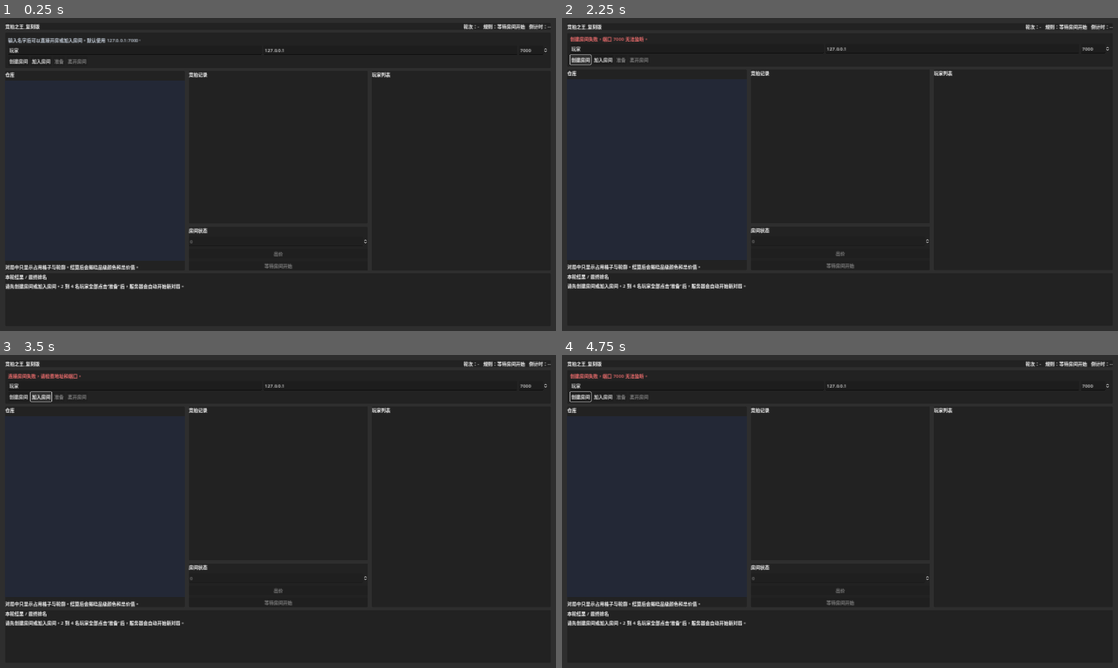
Above: before the commit, frames 1-4 (two rows, left to right).
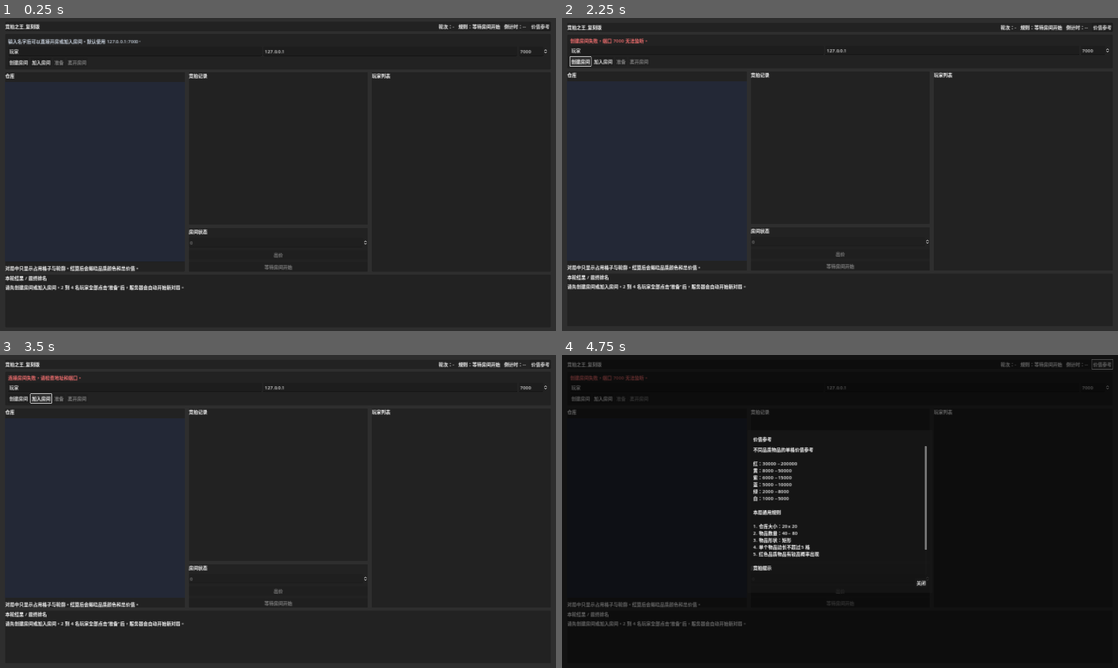
Above: after the commit, the same moments.

Repository: RinSayX/BidKingReplica
Game: Godot game, scene res://scenes/Main.tscn
The game is run twice, just before and just after one commit, with the same random seed, the same clock (stepped at 60 frames per second) and the same inputs.
Inputs (mouse positions are in pixels of both pictures, inside the frame that each line leads up to):
- Up to frame 1 (0.25 s): no input
- Up to frame 2 (2.25 s): click (1101, 27) at 0.5 s, where only the run after the commit has a clickable "价值参考"; click (923, 246) at 1.25 s, where only the run after the commit has a clickable "关闭"; click "创建房间" at 2 s
- Up to frame 3 (3.5 s): click "加入房间" at 2.75 s
- Up to frame 4 (4.75 s): click "创建房间" at 3.5 s; click (1101, 364) at 4.25 s, where only the run after the commit has a clickable "价值参考"

The runs differ from the first frame. In frame 1, 1.8% of the frame differs, in the area x 0-100%, y 1-88%; in frame 2, 1.7%; in frame 3, 1.7%; in frame 4, 31%, in the area x 0-100%, y 0-100%.

Commit message:
Translate rarity wording to 品质

Diff:
--- a/scenes/Main.tscn
+++ b/scenes/Main.tscn
@@ -68,6 +68,10 @@
 layout_mode = 2
 text = "倒计时：--"
 
+[node name="ValueGuideButton" type="Button" parent="SafeArea/RootVBox/HeaderPanel/HeaderHBox"]
+layout_mode = 2
+text = "价值参考"
+
 [node name="ConnectionPanel" type="PanelContainer" parent="SafeArea/RootVBox"]
 layout_mode = 2
 
@@ -161,7 +165,7 @@
 
 [node name="GridHintLabel" type="Label" parent="SafeArea/RootVBox/ContentHBox/WarehouseSection/WarehouseVBox"]
 layout_mode = 2
-text = "对局中只显示占用格子与轮廓。结算后会揭晓品级颜色和总价值。"
+text = "对局中只显示占用格子与轮廓。结算后会揭晓品质颜色和总价值。"
 autowrap_mode = 3
 
 [node name="CenterSection" type="VBoxContainer" parent="SafeArea/RootVBox/ContentHBox"]
@@ -248,3 +252,62 @@
 layout_mode = 2
 bbcode_enabled = true
 scroll_following = true
+
+[node name="ValueGuideOverlay" type="Control" parent="."]
+visible = false
+layout_mode = 1
+anchors_preset = 15
+anchor_right = 1.0
+anchor_bottom = 1.0
+grow_horizontal = 2
+grow_vertical = 2
+mouse_filter = 2
+
+[node name="Backdrop" type="ColorRect" parent="ValueGuideOverlay"]
+layout_mode = 1
+anchors_preset = 15
+anchor_right = 1.0
+anchor_bottom = 1.0
+grow_horizontal = 2
+grow_vertical = 2
+mouse_filter = 1
+color = Color(0, 0, 0, 0.6)
+
+[node name="Center" type="CenterContainer" parent="ValueGuideOverlay"]
+layout_mode = 1
+anchors_preset = 15
+anchor_right = 1.0
+anchor_bottom = 1.0
+grow_horizontal = 2
+grow_vertical = 2
+mouse_filter = 2
+
+[node name="Panel" type="PanelContainer" parent="ValueGuideOverlay/Center"]
+custom_minimum_size = Vector2(640, 560)
+layout_mode = 2
+
+[node name="Margin" type="MarginContainer" parent="ValueGuideOverlay/Center/Panel"]
+layout_mode = 2
+theme_override_constants/margin_left = 20
+theme_override_constants/margin_top = 18
+theme_override_constants/margin_right = 20
+theme_override_constants/margin_bottom = 18
+
+[node name="VBox" type="VBoxContainer" parent="ValueGuideOverlay/Center/Panel/Margin"]
+layout_mode = 2
+theme_override_constants/separation = 12
+
+[node name="Title" type="Label" parent="ValueGuideOverlay/Center/Panel/Margin/VBox"]
+layout_mode = 2
+text = "价值参考"
+
+[node name="GuideText" type="RichTextLabel" parent="ValueGuideOverlay/Center/Panel/Margin/VBox"]
+custom_minimum_size = Vector2(600, 420)
+layout_mode = 2
+size_flags_vertical = 3
+bbcode_enabled = true
+
+[node name="CloseButton" type="Button" parent="ValueGuideOverlay/Center/Panel/Margin/VBox"]
+layout_mode = 2
+size_flags_horizontal = 8
+text = "关闭"
--- a/scripts/data/Item.gd
+++ b/scripts/data/Item.gd
@@ -135,7 +135,7 @@
 
 
 func get_debug_summary() -> String:
-	return "Item #%d | 格数:%d | 品级:%s | 单格:%d | 总值:%d" % [
+	return "Item #%d | 格数:%d | 品质:%s | 单格:%d | 总值:%d" % [
 		id,
 		get_cell_count(),
 		get_rarity_name(),
--- a/scripts/ui/UIManager.gd
+++ b/scripts/ui/UIManager.gd
@@ -133,6 +133,7 @@
 var _round_label: Label
 var _rule_label: Label
 var _countdown_label: Label
+var _value_guide_button: Button
 var _connection_status_label: Label
 var _player_name_edit: LineEdit
 var _host_address_edit: LineEdit
@@ -149,6 +150,10 @@
 var _next_round_button: Button
 var _players_list: VBoxContainer
 var _result_text: RichTextLabel
+var _value_guide_overlay: Control
+var _value_guide_backdrop: ColorRect
+var _value_guide_text: RichTextLabel
+var _value_guide_close_button: Button
 
 var _player_row_map: Dictionary = {}
 var _grid_size: Vector2i = Vector2i(20, 20)
@@ -164,6 +169,7 @@
 	_round_label = _root.get_node("SafeArea/RootVBox/HeaderPanel/HeaderHBox/RoundLabel")
 	_rule_label = _root.get_node("SafeArea/RootVBox/HeaderPanel/HeaderHBox/RuleLabel")
 	_countdown_label = _root.get_node("SafeArea/RootVBox/HeaderPanel/HeaderHBox/CountdownLabel")
+	_value_guide_button = _root.get_node("SafeArea/RootVBox/HeaderPanel/HeaderHBox/ValueGuideButton")
 	_connection_status_label = _root.get_node("SafeArea/RootVBox/ConnectionPanel/ConnectionMargin/ConnectionVBox/ConnectionStatusLabel")
 	_player_name_edit = _root.get_node("SafeArea/RootVBox/ConnectionPanel/ConnectionMargin/ConnectionVBox/ControlsRow/NameEdit")
 	_host_address_edit = _root.get_node("SafeArea/RootVBox/ConnectionPanel/ConnectionMargin/ConnectionVBox/ControlsRow/HostAddressEdit")
@@ -180,16 +186,28 @@
 	_next_round_button = _root.get_node("SafeArea/RootVBox/ContentHBox/CenterSection/ActionSection/ActionVBox/NextRoundButton")
 	_players_list = _root.get_node("SafeArea/RootVBox/ContentHBox/PlayersSection/PlayersVBox/PlayersList")
 	_result_text = _root.get_node("SafeArea/RootVBox/FooterSection/FooterVBox/ResultText")
+	_value_guide_overlay = _root.get_node("ValueGuideOverlay")
+	_value_guide_backdrop = _root.get_node("ValueGuideOverlay/Backdrop")
+	_value_guide_text = _root.get_node("ValueGuideOverlay/Center/Panel/Margin/VBox/GuideText")
+	_value_guide_close_button = _root.get_node("ValueGuideOverlay/Center/Panel/Margin/VBox/CloseButton")
 
 	_host_button.pressed.connect(_on_host_pressed)
 	_join_button.pressed.connect(_on_join_pressed)
 	_ready_button.pressed.connect(_on_ready_pressed)
 	_leave_button.pressed.connect(_on_leave_pressed)
 	_submit_bid_button.pressed.connect(_on_submit_bid_pressed)
+	_value_guide_button.pressed.connect(_open_value_guide)
+	_value_guide_close_button.pressed.connect(_close_value_guide)
+	_value_guide_backdrop.gui_input.connect(_on_value_guide_backdrop_input)
 
 	_next_round_button.disabled = true
 	_next_round_button.text = "等待服务器结算"
 	_bid_input_label.text = "你的出价"
+	_value_guide_button.text = "价值参考"
+	_value_guide_close_button.text = "关闭"
+	_value_guide_overlay.visible = false
+	_value_guide_text.clear()
+	_value_guide_text.append_text(_build_value_guide_text())
 
 	_prepare_warehouse_grid()
 	clear_bid_log()
@@ -437,7 +455,7 @@
 	lines.append("")
 
 	for item in items:
-		lines.append("物品 #%d | 格数:%d | 品级:%s | 单格:%d | 总值:%d" % [
+		lines.append("物品 #%d | 格数:%d | 品质:%s | 单格:%d | 总值:%d" % [
 			item.id,
 			item.get_cell_count(),
 			item.get_rarity_name(),
@@ -492,6 +510,48 @@
 		_next_round_button.text = "等待房间开始"
 
 	_next_round_button.disabled = true
+
+
+func _build_value_guide_text() -> String:
+	var lines: Array[String] = []
+	lines.append("不同品质物品的单格价值参考")
+	lines.append("")
+	lines.append("红：30000 ~ 200000")
+	lines.append("黄：8000 ~ 50000")
+	lines.append("紫：6000 ~ 15000")
+	lines.append("蓝：5000 ~ 10000")
+	lines.append("绿：2000 ~ 8000")
+	lines.append("白：1000 ~ 5000")
+	lines.append("")
+	lines.append("本局通用规则")
+	lines.append("")
+	lines.append("1. 仓库大小：20 x 20")
+	lines.append("2. 物品数量：40 ~ 80")
+	lines.append("3. 物品形状：矩形")
+	lines.append("4. 单个物品边长不超过 5 格")
+	lines.append("5. 红色品质物品有较高概率出现")
+	lines.append("")
+	lines.append("竞拍提示")
+	lines.append("")
+	lines.append("1. 你只能看到物品轮廓，无法看到品质与真实价值。")
+	lines.append("2. 成交后收益 = 仓库真实总价值 - 成交价格。")
+	lines.append("3. 出价过高时，即使成交也可能得到负分。")
+	lines.append("4. 大面积物品不一定更值钱，价值仍由隐藏品质决定。")
+	return "\n".join(lines)
+
+
+func _open_value_guide() -> void:
+	_value_guide_overlay.visible = true
+	_value_guide_text.scroll_to_line(0)
+
+
+func _close_value_guide() -> void:
+	_value_guide_overlay.visible = false
+
+
+func _on_value_guide_backdrop_input(event: InputEvent) -> void:
+	if event is InputEventMouseButton and event.pressed and event.button_index == MOUSE_BUTTON_LEFT:
+		_close_value_guide()
 
 
 func _on_host_pressed() -> void:
Not shown, changed: README.md
